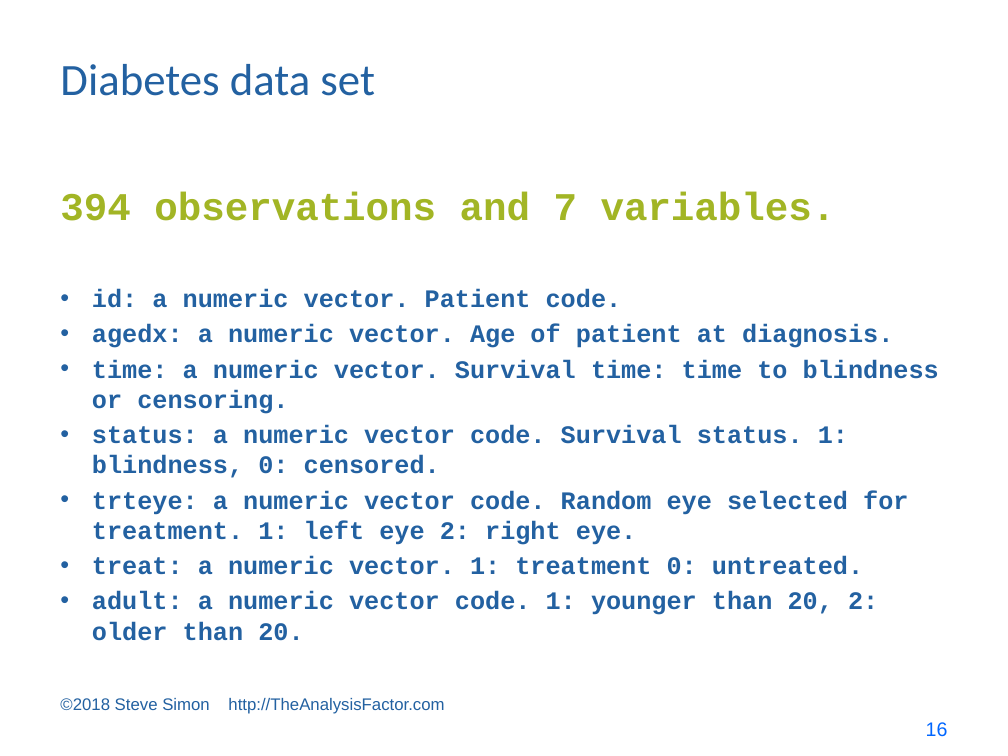
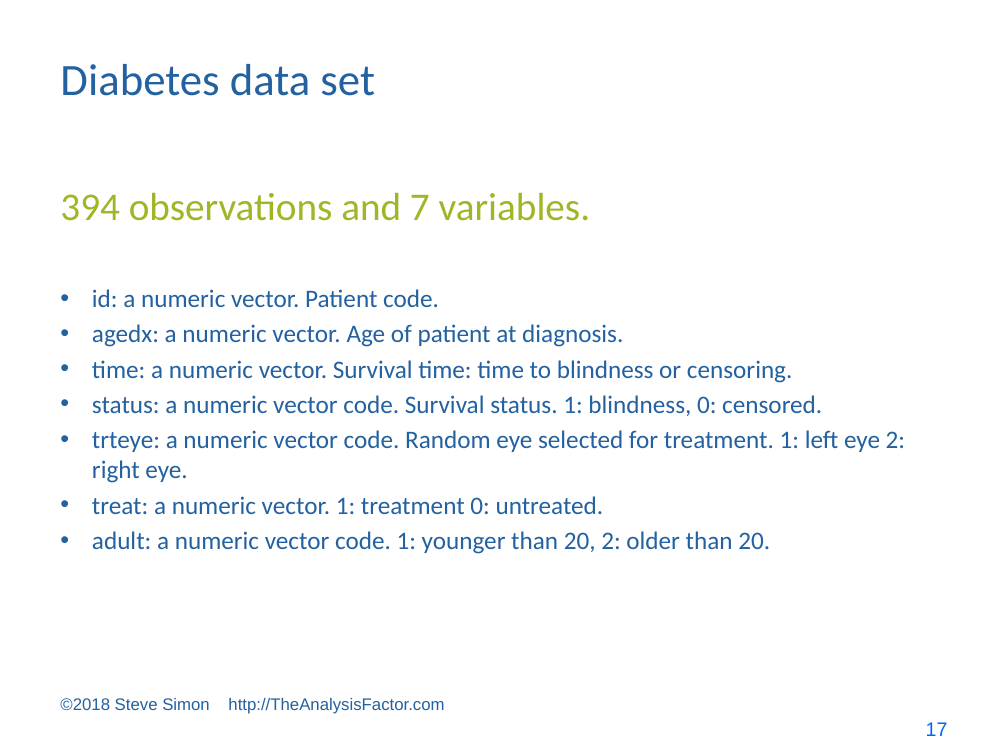
Before and after one commit to pmean/survival-models, a slide deck: slide 17 of bin/survival lecture 7.pptx (slide 16 before the commit). Drawn at 1008x756 pixels with LibreOffice and Linux fonts; fonts in the diff are those of the drawing. Boxes give left, top, right and bottom in pixels: in the first picture for what was removed or moved away, otherwise in the second. Text is boxed around its words. In the diff, an @@ line names an element or a change of style, - is before the commit and + after.

```diff
--- a/bin/survival lecture 7.pptx
+++ b/bin/survival lecture 7.pptx
@@ text "394 observations and 7 variables." at (x1=60, y1=192, x2=591, y2=221): font Courier New to Calibri, bold off @@
@@ text "id: a numeric vector. Patient ..." at (x1=92, y1=289, x2=905, y2=552): font Courier New to Calibri, bold off @@
@@ page number at (x1=926, y1=722, x2=948, y2=736): text changed @@
-16
+17
```
Also in this commit, not shown: 14 other slides changed, 1 slide added, 3 other files.
